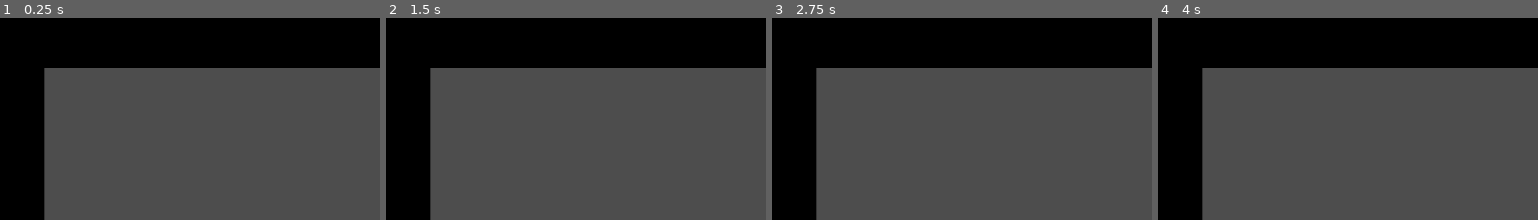
Above: before the commit, frames 1-4 (left to right).
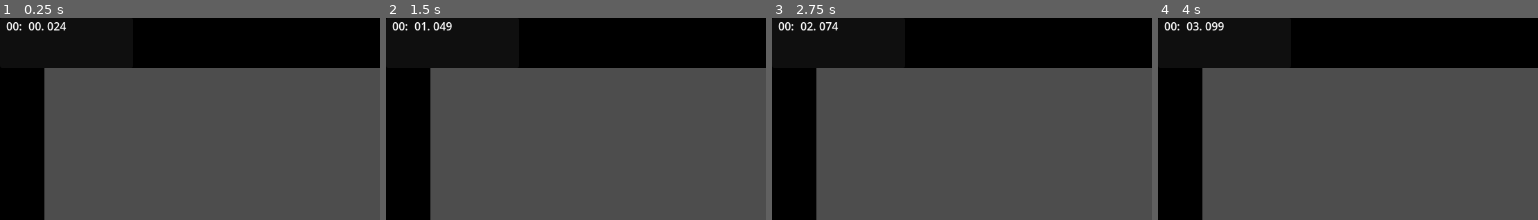
Above: after the commit, the same moments.

Repository: codernunk/godot4-flick-mechanic-demo
Game: Godot game, scene res://main.tscn
The game is run twice, just before and just after one commit, with the same random seed, the same clock (stepped at 60 frames per second) and the same inputs. The engine's default icon, where the game draws it, is replaced by a stand-in: a white triangle on a blue panel in a dark square.
Inputs (mouse positions are % of the whole screen's width and height, from its top left):
- Up to frame 1 (0.25 s): no input
- Up to frame 2 (1.5 s): move the mouse to (76, 50) at 0.52 s; click (76, 50) at 0.67 s; drag from (31, 61) to (47, 78) at 1.27 s
- Up to frame 3 (2.75 s): move the mouse to (63, 31) at 2.02 s; click (63, 31) at 2.17 s
- Up to frame 4 (4 s): drag from (47, 78) to (21, 39) at 2.77 s; move the mouse to (84, 72) at 3.52 s; click (84, 72) at 3.67 s
The pictures show only the part of the screen within x 0-50%, y 0-50%; the shares and areas given below are measured in that part.

The runs differ from the first frame. In frame 1, 0.4% of the frame differs, in the area x 1-18%, y 1-7%; in frame 2, 0.4%; in frame 3, 0.4%; in frame 4, 0.4%.

Commit message:
Timer Short code

Diff:
--- /dev/null
+++ b/Timer.gd
@@ -0,0 +1,21 @@
+extends Panel
+
+var time: float = 0.0
+var minutes: int = 0
+var seconds: int = 0
+var msec: int = 0
+
+func _process(delta) -> void:
+	time += delta
+	msec = fmod(time, 1) * 100
+	seconds = fmod(time, 60)
+	minutes = fmod(time, 3600) / 60
+	$Minutes.text = "%02d:" % minutes
+	$Seconds.text = "%02d." % seconds
+	$Msecs.text = "%03d" % msec
+
+func stop() -> void:
+	set_process(false)
+
+func get_time_formatted() -> String:
+	return "%02d:%02d.%03d" % [minutes, seconds, msec]
--- a/main.tscn
+++ b/main.tscn
@@ -1,8 +1,9 @@
-[gd_scene load_steps=4 format=3 uid="uid://bf6kmrb3p6sr1"]
+[gd_scene load_steps=5 format=3 uid="uid://bf6kmrb3p6sr1"]
 
 [ext_resource type="PackedScene" uid="uid://u1k1sdt5l0gt" path="res://scenes/character/character.tscn" id="1_1n0o7"]
 [ext_resource type="PackedScene" uid="uid://bsxgfejsq04qo" path="res://scenes/land/floor.tscn" id="2_rv0sn"]
 [ext_resource type="PackedScene" uid="uid://d03ytibd2nv0" path="res://scenes/land/wall.tscn" id="3_yowag"]
+[ext_resource type="Script" path="res://Timer.gd" id="4_te5n5"]
 
 [node name="Level" type="Node2D"]
 
@@ -18,3 +19,33 @@
 
 [node name="Floor4" parent="." instance=ExtResource("3_yowag")]
 position = Vector2(1088, 0)
+
+[node name="CanvasLayer" type="CanvasLayer" parent="."]
+
+[node name="Timer" type="Panel" parent="CanvasLayer"]
+offset_right = 192.0
+offset_bottom = 72.0
+script = ExtResource("4_te5n5")
+
+[node name="Minutes" type="Label" parent="CanvasLayer/Timer"]
+layout_mode = 0
+offset_right = 32.0
+offset_bottom = 26.0
+text = "00:"
+horizontal_alignment = 2
+
+[node name="Seconds" type="Label" parent="CanvasLayer/Timer"]
+layout_mode = 0
+offset_left = 32.0
+offset_right = 64.0
+offset_bottom = 26.0
+text = "00."
+horizontal_alignment = 2
+
+[node name="Msecs" type="Label" parent="CanvasLayer/Timer"]
+layout_mode = 0
+offset_left = 64.0
+offset_right = 96.0
+offset_bottom = 26.0
+text = "000"
+horizontal_alignment = 2
